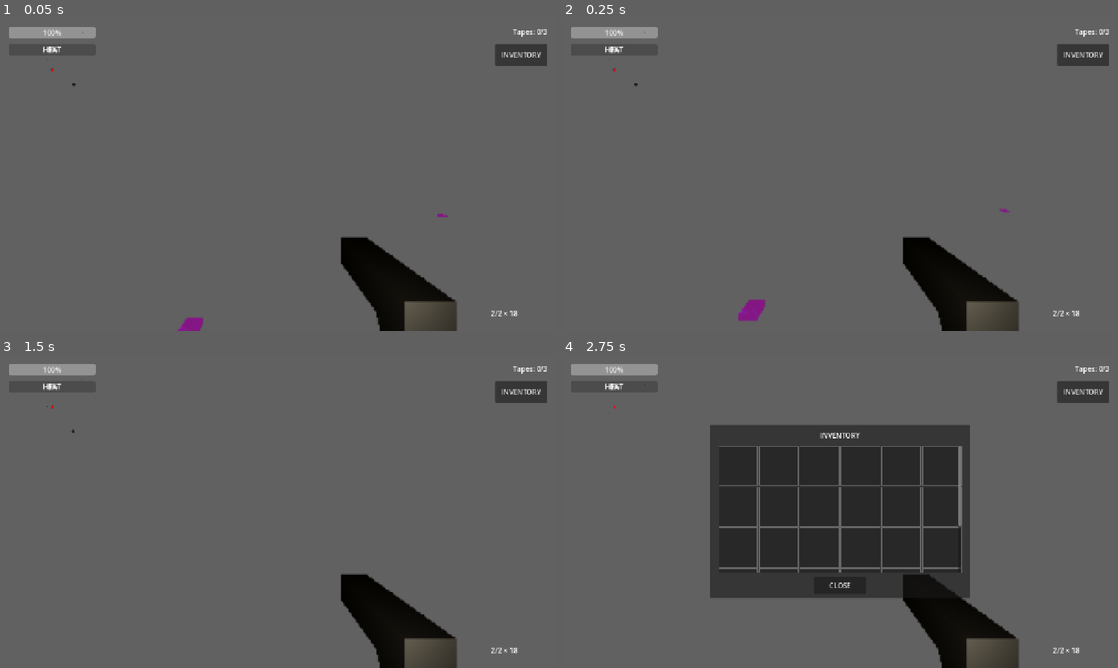
Above: before the commit, frames 1-4 (two rows, left to right).
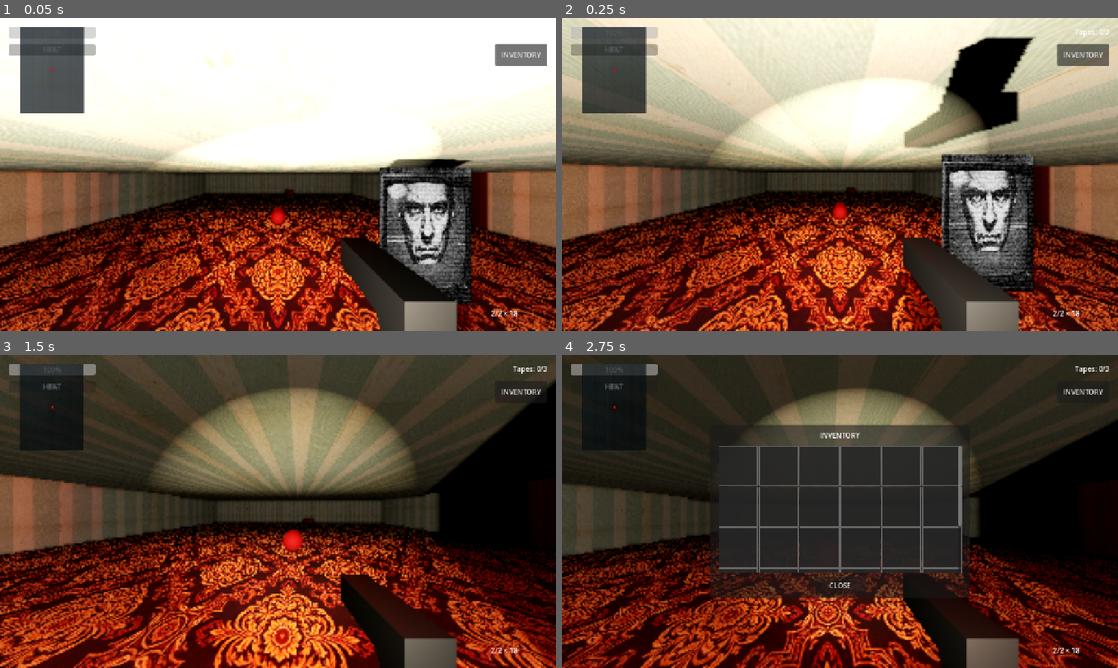
Above: after the commit, the same moments.

Repository: sergesvalov/alex_fight
Game: Godot game, scene res://scenes/levels/hotel_siberia/hotel_level_4.tscn
The game is run twice, just before and just after one commit, with the same random seed, the same clock (stepped at 60 frames per second) and the same inputs. Sound files missing from this copy of the repository are replaced by a short silence.
Inputs (mouse positions are in pixels of both pictures, inside the frame that each line leads up to):
- Up to frame 1 (0.05 s): no input
- Up to frame 2 (0.25 s): no input
- Up to frame 3 (1.5 s): tap Enter at 0.5 s; move the mouse to (305, 511) at 0.52 s; hold Up (ui_up) from 0.53 s (still down); click (305, 511) at 0.6 s; move the mouse to (250, 511) at 1.27 s; tap E at 1.35 s
- Up to frame 4 (2.75 s): keep holding Up (ui_up); move the mouse to (851, 505) at 2.02 s; tap I at 2.1 s

The runs differ from the first frame. In frame 1, 94% of the frame differs, in the area x 0-100%, y 0-100%; in frame 2, 97%; in frame 3, 97%; in frame 4, 77%.
Error before the commit: Parse Error: Preload file "res://assets/textures/hotel_ceiling.jpg" does not exist. (res://scripts/levels/hotel_level_generator.gd:13)

Commit message:
feat: add procedural hotel level generator and integration test script for spawning and physics

Diff:
--- a/scripts/levels/hotel_level_generator.gd
+++ b/scripts/levels/hotel_level_generator.gd
@@ -10,7 +10,7 @@
 
 var carpet_texture = preload("res://assets/textures/hotel_carpet.jpg")
 var wall_texture = preload("res://assets/textures/hotel_wallpaper.jpg")
-var ceiling_texture = preload("res://assets/textures/hotel_ceiling.jpg")
+var ceiling_texture = preload("res://assets/textures/hotel_wallpaper.jpg")
 
 func _ready() -> void:
 	if not Engine.is_editor_hint():
@@ -23,19 +23,6 @@
 		var nav_region = get_parent()
 		if nav_region is NavigationRegion3D:
 			nav_region.bake_navigation_mesh()
-
-		# Wait one more frame to ensure other scripts don't override the player position
-		await get_tree().process_frame
-		var player = get_node_or_null("../../Player")
-		if player:
-			var f_scale = GlobalConfig.get_floor_scale()
-			var p_spawn = player_spawn_pos * f_scale
-			# Force the player to the center of the generated room
-			player.global_position = p_spawn
-			# Zero out velocity if it's a character body to stop falling
-			if "velocity" in player:
-				player.velocity = Vector3.ZERO
-			print("Player explicitly moved to center: ", player.global_position)
 
 func _generate_level() -> void:
 	print("Generating SIMPLE hotel level geometry with StaticBodies...")
@@ -96,6 +83,24 @@
 	light.shadow_enabled = true
 	add_child(light)
 
+	# Call deferred to ensure nodes are physically in tree and physics updated
+	call_deferred("_move_player", f_scale)
+
+func _move_player(f_scale: float) -> void:
+	var player = get_node_or_null("../../Player")
+	if not player:
+		# Fallback if relative path fails
+		if get_tree() and get_tree().current_scene:
+			player = get_tree().current_scene.get_node_or_null("Player")
+
+	if player:
+		# Use Y=2.0 to be absolutely sure the player's feet don't clip the floor
+		var p_spawn = Vector3(0, 2.0, 0) * f_scale
+		player.global_position = p_spawn
+		if "velocity" in player:
+			player.velocity = Vector3.ZERO
+		print("Player moved to: ", p_spawn)
+
 func _create_static_box(parent: Node, node_name: String, pos: Vector3, size: Vector3, mat: Material) -> void:
 	var static_body = StaticBody3D.new()
 	static_body.name = node_name
--- /dev/null
+++ b/test_falling.gd
@@ -0,0 +1,40 @@
+extends SceneTree
+
+func _init():
+	var file = FileAccess.open("generate_log.txt", FileAccess.WRITE)
+	file.store_line("Starting test run...")
+	var scene = load("res://scenes/levels/hotel_siberia/hotel_level.tscn")
+	if not scene:
+		file.store_line("Failed to load scene")
+		quit()
+		return
+
+	file.store_line("Instantiating scene...")
+	var root = scene.instantiate()
+	get_root().add_child(root)
+
+	var gen = root.get_node_or_null("NavigationRegion3D/HotelGeometry")
+	file.store_line("Generator node: " + str(gen))
+
+	var player = root.get_node_or_null("Player")
+	if player:
+		file.store_line("Player position at start: " + str(player.global_position))
+
+	# Try calling _ready on root if not called automatically?
+	# Godot SceneTree should call it when added to root.
+
+	await create_timer(1.0).timeout
+
+	if player:
+		file.store_line("Player position after 1 second: " + str(player.global_position))
+
+	if gen:
+		var floor = gen.get_node_or_null("GeneratedFloor_Main")
+		file.store_line("Floor generated: " + str(floor != null))
+		if floor:
+			file.store_line("Floor children count: " + str(floor.get_child_count()))
+			for c in floor.get_children():
+				file.store_line("- " + c.name + " at " + str(c.global_position))
+
+	file.close()
+	quit()
